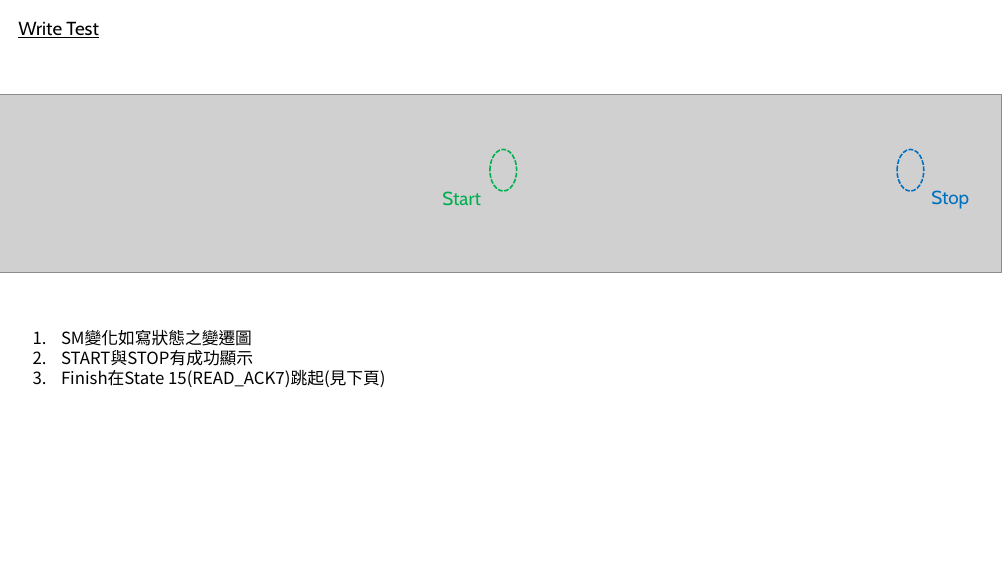
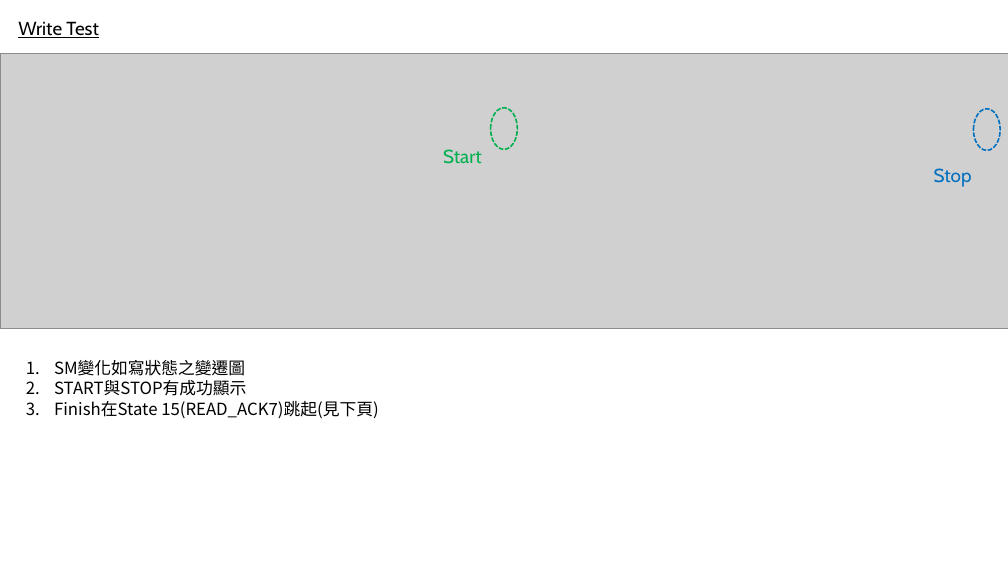
Before and after one commit to adamShiau/adamShiau_FPGA, a slide deck: slide 11 of intel_IP/IRIS/HW_IP/Interface/I2C/V1/I2C_EEPROM.pptx (slide 10 before the commit). Drawn at 1008x567 pixels with LibreOffice and Linux fonts; fonts in the diff are those of the drawing; grey boxes stand for pictures. Boxes give left, top, right and bottom in pixels: in the first picture for what was removed or moved away, otherwise in the second. Text is boxed around its words. In the diff, an @@ line names an element or a change of style, - is before the commit and + after.

```diff
--- a/intel_IP/IRIS/HW_IP/Interface/I2C/V1/I2C_EEPROM.pptx
+++ b/intel_IP/IRIS/HW_IP/Interface/I2C/V1/I2C_EEPROM.pptx
@@ picture: place and size @@
-picture at (0,95,1002,271)
+picture at (0,54,1008,329)
@@ ellipse: place and size @@
-ellipse at (490,150,516,191)
+ellipse at (491,108,517,150)
@@ ellipse: place and size @@
-ellipse at (898,150,924,191)
+ellipse at (974,109,1000,150)
@@ text "Start": place and size @@
-text "Start" at (442,191,481,206)
+text "Start" at (443,149,482,164)
@@ text "Stop": place and size @@
-text "Stop" at (931,190,969,209)
+text "Stop" at (934,168,972,187)
@@ text "SM變化如寫狀態之變遷圖": place and size @@
-text "SM變化如寫狀態之變遷圖" at (61,330,385,387)
+text "SM變化如寫狀態之變遷圖" at (54,360,378,418)
```
Also in this commit, not shown: 6 other slides changed, 3 slides added, 3 other files.
